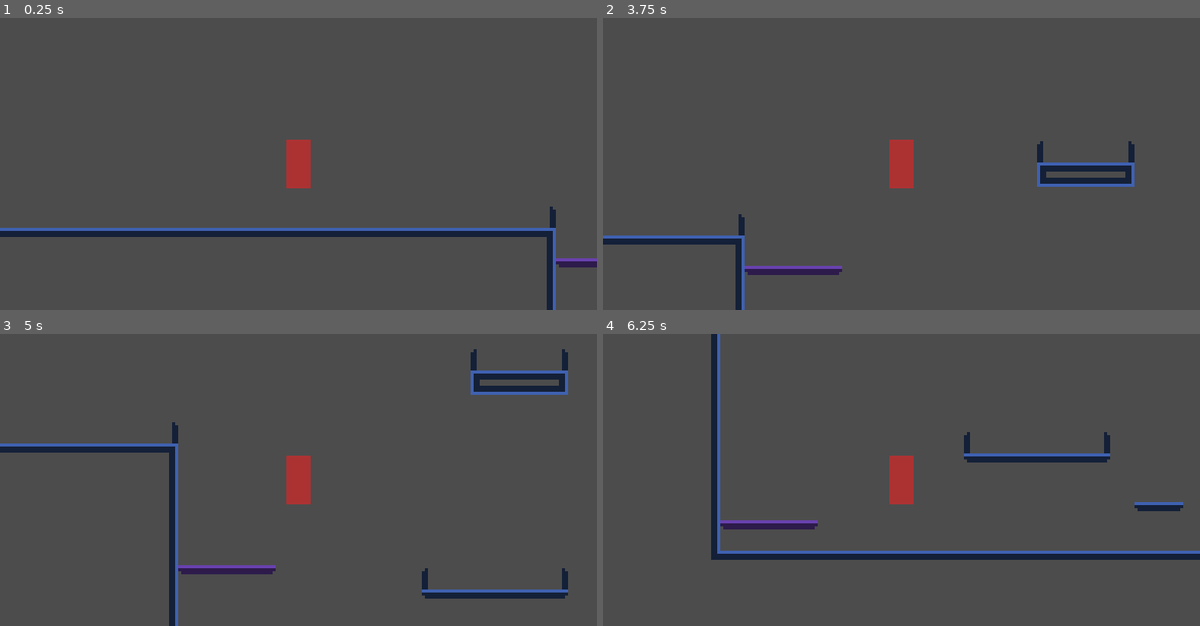
Above: before the commit, frames 1-4 (two rows, left to right).
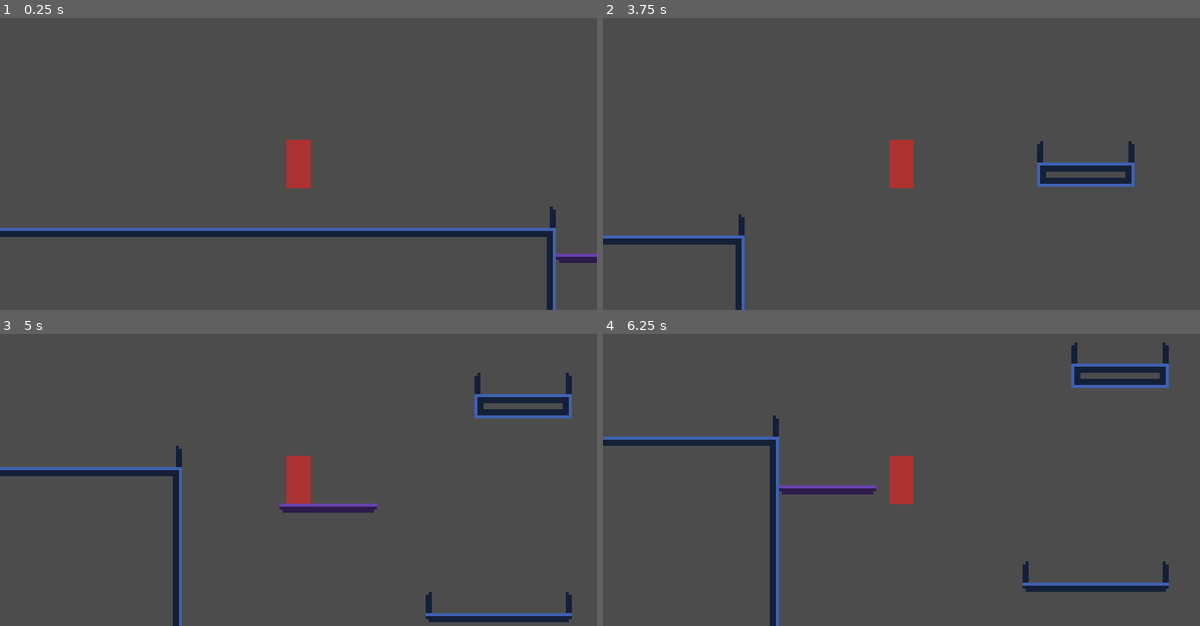
Above: after the commit, the same moments.

Repository: ChaosWitchNikol/this-unnamed-sci-fi-metroidvania
Game: Godot game, scene res://Main.tscn
Same seed, same stepped clock (60 frames per second), same inputs: the game is played once before the commit and once after it.
Inputs:
- Up to frame 1 (0.25 s): no input
- Up to frame 2 (3.75 s): hold Right (ui_right) 0.53-2.03 s; tap Space (ui_select) at 0.77, 1.52, 3.02 s; hold Left (ui_left) 2.03-2.78 s; hold Right (ui_right) from 2.78 s (still down)
- Up to frame 3 (5 s): tap Space (ui_select) at 3.77, 4.52 s; release Right (ui_right) at 4.28 s; hold Left (ui_left) from 4.28 s (still down)
- Up to frame 4 (6.25 s): release Left (ui_left) at 5.03 s; hold Right (ui_right) 5.03-5.78 s; hold Left (ui_left) from 5.78 s (still down); tap Space (ui_select) at 6.02 s

The runs differ from the first frame. In frame 1, 0.3% of the frame differs, in the area x 93-100%, y 80-86%; in frame 2, 0.5%; in frame 3, 7.9%; in frame 4, 9.7%, in the area x 0-100%, y 0-100%.

Commit message:
upgrade moving platforms for the last time

Diff:
--- /dev/null
+++ b/src/@EditorTools/EdiTools.gd
@@ -0,0 +1,15 @@
+extends Object
+class_name EdiTools
+
+var SmallBitFont = load("res://@EditorTools/SmallNumBit.ttf")
+
+
+
+
+
+class OrderPrioritySorterer:
+	static func sort(a, b):
+		return a.order_priority < b.order_priority
+static func sort_node_by_order_priority(nodes : Array) -> Array:
+	nodes.sort_custom(OrderPrioritySorterer, "sort")
+	return nodes
--- /dev/null
+++ b/src/@EditorTools/scenes/GrabMask.tscn
@@ -0,0 +1,7 @@
+[gd_scene load_steps=2 format=2]
+
+[ext_resource path="res://@EditorTools/GrabMask.png" type="Texture" id=1]
+
+[node name="InvisibleSpriteMask" type="Sprite"]
+modulate = Color( 1, 1, 1, 0 )
+texture = ExtResource( 1 )
--- /dev/null
+++ b/src/@EditorTools/scenes/MovingPlatformContainer.tscn
@@ -0,0 +1,12 @@
+[gd_scene load_steps=3 format=2]
+
+[ext_resource path="res://@EditorTools/scripts/MovingPlatformContainer.gd" type="Script" id=1]
+[ext_resource path="res://@EditorTools/scenes/GrabMask.tscn" type="PackedScene" id=2]
+
+[node name="MovingPlatformContainer" type="Node2D"]
+script = ExtResource( 1 )
+color = Color( 1, 1, 1, 1 )
+
+[node name="InvisibleSpriteMask" parent="." instance=ExtResource( 2 )]
+position = Vector2( 9.53674e-07, 4 )
+scale = Vector2( 4, 5 )
--- /dev/null
+++ b/src/@EditorTools/scenes/MovingPlatformPoint.tscn
@@ -0,0 +1,27 @@
+[gd_scene load_steps=5 format=2]
+
+[ext_resource path="res://@EditorTools/scripts/MovingPlatformPoint.gd" type="Script" id=1]
+[ext_resource path="res://@EditorTools/scenes/GrabMask.tscn" type="PackedScene" id=2]
+
+[sub_resource type="DynamicFontData" id=1]
+antialiased = false
+font_path = "res://@EditorTools/SmallNumBit.ttf"
+
+[sub_resource type="DynamicFont" id=2]
+size = 5
+font_data = SubResource( 1 )
+
+[node name="MovingPlatformPoint" type="Node2D"]
+script = ExtResource( 1 )
+
+[node name="GrabMask" parent="." instance=ExtResource( 2 )]
+position = Vector2( 0, 4 )
+scale = Vector2( 2, 1 )
+
+[node name="Label" type="Label" parent="."]
+margin_left = -8.0
+margin_top = -8.0
+margin_right = 8.0
+custom_fonts/font = SubResource( 2 )
+text = "0"
+align = 1
--- /dev/null
+++ b/src/@EditorTools/scripts/MovingPlatformContainer.gd
@@ -0,0 +1,69 @@
+tool
+extends Node2D
+class_name EdiToolMovingPlatformContainer
+const class_type : String = "EdiToolMovingPlatformContainer"
+
+const MovingPlatformScene = preload("res://scenes/MovingPlatform.tscn")
+
+export(int, 2, 6) var width : int = 2 setget set_width
+export(float, 25.0, 70.0) var movement_speed : float = 40.0
+export var color : Color = "#FFFFFF" setget set_color
+
+var points : Array
+
+func set_width(value : int) -> void:
+	width = value
+	update_points()
+
+func set_color(value : Color) -> void:
+	color = value
+	update_points()
+	update()
+
+
+func _ready():
+	# do only when in editor
+	if Engine.editor_hint:
+		update_points()
+		return
+	#	get points into local variable
+	#	because queue free probably clears children firs
+	points = get_ordered_points_positions()
+	queue_free()
+
+
+func _exit_tree():
+	if not Engine.editor_hint:
+		setup_platform()
+
+func update_points() -> void:
+	for point in get_points():
+		point.color = color
+		point.width = Const.TILE_SIZE * width
+
+func get_points() -> Array:
+	var points : Array = Array()
+	for child in get_children():
+		if child.get("class_type") == EdiToolMovingPlatformPoint.class_type:
+			points.append(child)
+	return points
+
+func get_ordered_points_positions() -> Array:
+	var positions : Array = Array()
+	for point in EdiTools.sort_node_by_order_priority(get_points()):
+		positions.append(point.global_position)
+	return positions
+
+func _draw() -> void:
+	if not Engine.editor_hint:
+		return
+	draw_rect(Rect2(-16, -16, 32 , 32), color, false)
+
+
+
+func setup_platform() -> void:
+	if get_parent():
+		var inst = MovingPlatformScene.instance()
+		inst.position = global_position
+		inst.setup(points, width, movement_speed)
+		get_parent().call_deferred("add_child", inst)
--- /dev/null
+++ b/src/@EditorTools/scripts/MovingPlatformPoint.gd
@@ -0,0 +1,56 @@
+tool
+extends Node2D
+class_name EdiToolMovingPlatformPoint
+const class_type : String = "EdiToolMovingPlatormPoint"
+
+export(int , 0, 9) var order_priority : int = 0 setget set_order_priority
+
+var width : int = 16 setget set_width
+var height : int = 8 setget set_height
+var color : Color = "#FFFFFF" setget set_color
+
+
+func set_order_priority(value : int) -> void:
+	order_priority = value
+	$Label.text = str(value)
+
+func set_width(value : int) -> void:
+	width = value
+	$GrabMask.scale.x = value / 8
+	update()
+
+func set_height(value : int) -> void:
+	height = value
+	$GrabMask.scale.y = value / 8
+	update()
+
+func set_color(value : Color) -> void:
+	color = value
+	$Label.modulate = value
+	update()
+
+
+func _ready() -> void:
+	if not Engine.editor_hint:
+		return
+	var parent = get_parent()
+	if parent and parent.get("class_type") == "EdiToolMovingPlatformContainer":
+		set_width(parent.width * Const.TILE_SIZE)
+		set_color(parent.color)
+		update()
+
+
+func _draw() -> void:
+	if not Engine.editor_hint:
+		return
+
+	var half_width = width / 2
+	var top_left : Vector2 = Vector2(-half_width, 0)
+	var top_right : Vector2 = Vector2(half_width, 0)
+	var bot_left : Vector2 = Vector2(-half_width, height)
+	var bot_right : Vector2 = Vector2(half_width, height)
+
+	draw_line(top_left, top_right, color, 1.001, false)     # top line
+	draw_line(top_left, bot_left, color, 1.001, false)      # left line
+	draw_line(top_right, bot_right, color, 1.001, false)    # right line
+	draw_line(bot_left, bot_right, color, 1.001, false)     # bot line
--- a/src/Main.tscn
+++ b/src/Main.tscn
@@ -1,10 +1,9 @@
-[gd_scene load_steps=6 format=2]
+[gd_scene load_steps=5 format=2]
 
 [ext_resource path="res://assests/tilesets/base.tileset.tres" type="TileSet" id=1]
 [ext_resource path="res://scenes/Player.tscn" type="PackedScene" id=2]
-[ext_resource path="res://scenes/MovingPlatform.container.tscn" type="PackedScene" id=3]
-[ext_resource path="res://scenes/MovingPlatform.tscn" type="PackedScene" id=4]
-[ext_resource path="res://scenes/MovingPlatform.point.tscn" type="PackedScene" id=5]
+[ext_resource path="res://@EditorTools/scenes/MovingPlatformContainer.tscn" type="PackedScene" id=3]
+[ext_resource path="res://@EditorTools/scenes/MovingPlatformPoint.tscn" type="PackedScene" id=4]
 
 [node name="Main" type="Node2D"]
 
@@ -27,9 +26,14 @@
 
 [node name="MovingPlatformContainer" parent="platforms" instance=ExtResource( 3 )]
 position = Vector2( 224, 120 )
-TILE_WIDTH = 4
+width = 4
 
-[node name="MovingPlatform" parent="platforms/MovingPlatformContainer" instance=ExtResource( 4 )]
+[node name="MovingPlatformPoint" parent="platforms/MovingPlatformContainer" instance=ExtResource( 4 )]
 
-[node name="MovingPlatformPoint" parent="platforms/MovingPlatformContainer" instance=ExtResource( 5 )]
+[node name="MovingPlatformPoint2" parent="platforms/MovingPlatformContainer" instance=ExtResource( 4 )]
 position = Vector2( 0, 80 )
+order_priority = 1
+
+[node name="MovingPlatformPoint3" parent="platforms/MovingPlatformContainer" instance=ExtResource( 4 )]
+position = Vector2( 64, 24 )
+order_priority = 1
--- a/src/project.godot
+++ b/src/project.godot
@@ -14,20 +14,25 @@
 "language": "GDScript",
 "path": "res://utils/Constants.gd"
 }, {
+"base": "Node2D",
+"class": "EdiToolMovingPlatformContainer",
+"language": "GDScript",
+"path": "res://@EditorTools/scripts/MovingPlatformContainer.gd"
+}, {
+"base": "Node2D",
+"class": "EdiToolMovingPlatformPoint",
+"language": "GDScript",
+"path": "res://@EditorTools/scripts/MovingPlatformPoint.gd"
+}, {
+"base": "Object",
+"class": "EdiTools",
+"language": "GDScript",
+"path": "res://@EditorTools/EdiTools.gd"
+}, {
 "base": "KinematicBody2D",
 "class": "MovingPlatform",
 "language": "GDScript",
 "path": "res://scripts/MovingPlatform.gd"
-}, {
-"base": "Node2D",
-"class": "MovingPlatformContainer",
-"language": "GDScript",
-"path": "res://scripts/MovingPlatform.container.gd"
-}, {
-"base": "Node2D",
-"class": "MovingPlatformPoint",
-"language": "GDScript",
-"path": "res://scripts/MovingPlatform.point.gd"
 }, {
 "base": "Object",
 "class": "Utils",
@@ -36,9 +41,10 @@
 } ]
 _global_script_class_icons={
 "Const": "",
+"EdiToolMovingPlatformContainer": "",
+"EdiToolMovingPlatformPoint": "",
+"EdiTools": "",
 "MovingPlatform": "",
-"MovingPlatformContainer": "",
-"MovingPlatformPoint": "",
 "Utils": ""
 }
 
--- a/src/scenes/MovingPlatform.container.tscn
+++ /dev/null
@@ -1,10 +0,0 @@
-[gd_scene load_steps=3 format=2]
-
-[ext_resource path="res://scripts/MovingPlatform.container.gd" type="Script" id=1]
-[ext_resource path="res://scenes/MovingPlatform.point.tscn" type="PackedScene" id=2]
-
-[node name="MovingPlatformContainer" type="Node2D"]
-script = ExtResource( 1 )
-COLOR = Color( 1, 1, 1, 1 )
-
-[node name="MovingPlatformPoint0" parent="." instance=ExtResource( 2 )]
--- a/src/scenes/MovingPlatform.point.tscn
+++ /dev/null
@@ -1,15 +0,0 @@
-[gd_scene load_steps=2 format=2]
-
-[ext_resource path="res://scripts/MovingPlatform.point.gd" type="Script" id=1]
-
-[node name="MovingPlatformPoint" type="Node2D"]
-z_index = 100
-script = ExtResource( 1 )
-
-[node name="Label" type="Label" parent="."]
-margin_left = -24.0
-margin_top = -16.0
-margin_right = 24.0
-text = "1"
-align = 1
-valign = 1
--- a/src/scripts/MovingPlatform.container.gd
+++ /dev/null
@@ -1,46 +0,0 @@
-tool
-extends Node2D
-class_name MovingPlatformContainer
-const class_type : String = "MovingPlatformContainer"
-
-export (float, 10, 100) var MOVEMENT_SPEED : float = 40.0
-export var ONE_WAY_COLLISION : bool = true setget __set_one_way_collision
-export (int, 2, 8) var TILE_WIDTH : int = 2 setget __set_tile_width
-export var COLOR : Color = "#FFFFFF" setget __set_color
-
-func _ready() -> void:
-	$MovingPlatformPoint0.set_as_zero()
-	update_points()
-
-func update_points() -> void:
-	for point in get_points():
-		point.update_all(self)
-func get_points() -> Array:
-	var points : Array = Utils.get_node_children_by_class_type(self, MovingPlatformPoint.class_type)
-	return Utils.sort_nodes_by_order_number(points)
-
-func get_points_positions() -> Array:
-	var positions : Array = Array()
-	for point in get_points():
-		positions.append(point.position)
-	return positions
-
-func clear_points() -> void:
-	var points : Array = Utils.get_node_children_by_class_type(self, MovingPlatformPoint.class_type)
-	for point in points:
-		point.queue_free()
-
-
-
-func __set_one_way_collision(value : bool) -> void:
-	ONE_WAY_COLLISION = value
-	print(value)
-	update_points()
-
-func __set_tile_width(value : int) -> void:
-	TILE_WIDTH = value
-	update_points()
-
-func __set_color(value : Color) -> void:
-	COLOR = value
-	update_points()
--- a/src/scripts/MovingPlatform.gd
+++ b/src/scripts/MovingPlatform.gd
@@ -1,22 +1,20 @@
 extends KinematicBody2D
 class_name MovingPlatform
+const class_type : String = "MovingPlatform"
 
 var points : Array = Array()
 var target_point_index : int = 0
+var move_speed : float = 0
 
 var direction : Vector2 = Vector2()
-var move_speed : float = 0
 
-func _ready() -> void:
-	var parent = get_parent()
-	if parent and parent.get("class_type") == "MovingPlatformContainer":
-		points = parent.get_points_positions()
-		parent.clear_points()
-		move_speed = parent.MOVEMENT_SPEED
-		setup_collision(parent)
-		setup_tilemap(parent)
-		next_target_point()
 
+
+func setup(points : Array, width : int, movement_speed : float, one_way_collision : bool = true) -> void:
+	self.points = points
+	move_speed = movement_speed
+	setup_collision(width, one_way_collision)
+	setup_tilemap(width, one_way_collision)
 
 func _physics_process(delta) -> void:
 	if points.size() > 1:
@@ -32,26 +30,26 @@
 	direction = (points[target_point_index] - position).normalized()
 
 
-func setup_collision(parent : Node2D) -> void:
+func setup_collision(width : int, one_way_collision : bool) -> void:
 	# first set new extent size
-	$Collision.shape.extents.x = parent.TILE_WIDTH * Const.TILE_HALF_SIZE
+	$Collision.shape.extents.x = width * Const.TILE_HALF_SIZE
 	# second set one way collision
-	$Collision.set_one_way_collision(parent.ONE_WAY_COLLISION)
+	$Collision.set_one_way_collision(one_way_collision)
 
-func setup_tilemap(parent : Node2D) -> void:
+func setup_tilemap(width : int, one_way_collision : bool) -> void:
 	$Tiles.clear()
-	$Tiles.position.x = - parent.TILE_WIDTH * Const.TILE_HALF_SIZE
+	$Tiles.position.x = - width * Const.TILE_HALF_SIZE
 	var tile_offset = 3
-	if parent.ONE_WAY_COLLISION:
+	if one_way_collision:
 		tile_offset = 0
-	var platform_width = parent.TILE_WIDTH * Const.TILE_SIZE
+	var platform_width = width * Const.TILE_SIZE
 
 	#	set left edge tile
 	$Tiles.set_cell(0, 0, tile_offset)
 	#	set right edge tile
-	$Tiles.set_cell(parent.TILE_WIDTH - 1, 0, tile_offset, true)
+	$Tiles.set_cell(width - 1, 0, tile_offset, true)
 
 	#	set middle tiles
-	if parent.TILE_WIDTH > 2:
-		for index in range(1, parent.TILE_WIDTH - 1):
+	if width > 2:
+		for index in range(1, width - 1):
 			$Tiles.set_cell(index, 0, tile_offset + 1)
--- a/src/scripts/MovingPlatform.point.gd
+++ /dev/null
@@ -1,47 +0,0 @@
-tool
-extends Node2D
-class_name MovingPlatformPoint
-const class_type : String = "MovingPlatformPoint"
-
-export(int, 1, 10) var ORDER_NUMBER : int = 1 setget __set_order_number
-
-func _ready() -> void:
-	if not Engine.editor_hint:
-		$Label.visible = false
-		$Label.queue_free()
-	$Label.text = str(ORDER_NUMBER)
-
-func set_as_zero() -> void:
-	ORDER_NUMBER = 0
-	$Label.text = "0"
-func update_all(parent : Node2D) -> void:
-	update()
-	modulate = parent.COLOR
-
-func _draw() -> void:
-	if not Engine.editor_hint:
-		return
-	var P  = get_parent()
-	if P:
-		var top_left : Vector2 = Vector2(-(P.TILE_WIDTH * Const.TILE_HALF_SIZE), 0)
-		var top_right : Vector2 = Vector2(P.TILE_WIDTH * Const.TILE_HALF_SIZE, 0)
-		var bot_left : Vector2 = Vector2(-(P.TILE_WIDTH * Const.TILE_HALF_SIZE), 8)
-		var bot_right : Vector2 = Vector2(P.TILE_WIDTH * Const.TILE_HALF_SIZE, 8)
-
-		draw_colored_line(top_left, top_right)
-		draw_colored_line(top_left, bot_left, P.ONE_WAY_COLLISION, 0.6)
-		draw_colored_line(top_right, bot_right, P.ONE_WAY_COLLISION, 0.6)
-		draw_colored_line(bot_left, bot_right, P.ONE_WAY_COLLISION, 0.5)
-
-
-func draw_colored_line(from : Vector2, to : Vector2, transparent : bool = false, transparency : float = 0.5) -> void:
-	var col : Color = "#FFFFFF"
-	col.a = 1
-	if transparent:
-		col.a = transparency
-	draw_line(from, to, col, 1.1)
-
-
-func __set_order_number(value : int) -> void:
-	ORDER_NUMBER = value
-	$Label.text = str(value)
Binary file added: src/@EditorTools/GrabMask.png
Not shown, added: src/@EditorTools/GrabMask.png.import
Binary file added: src/@EditorTools/SmallNumBit.ttf
